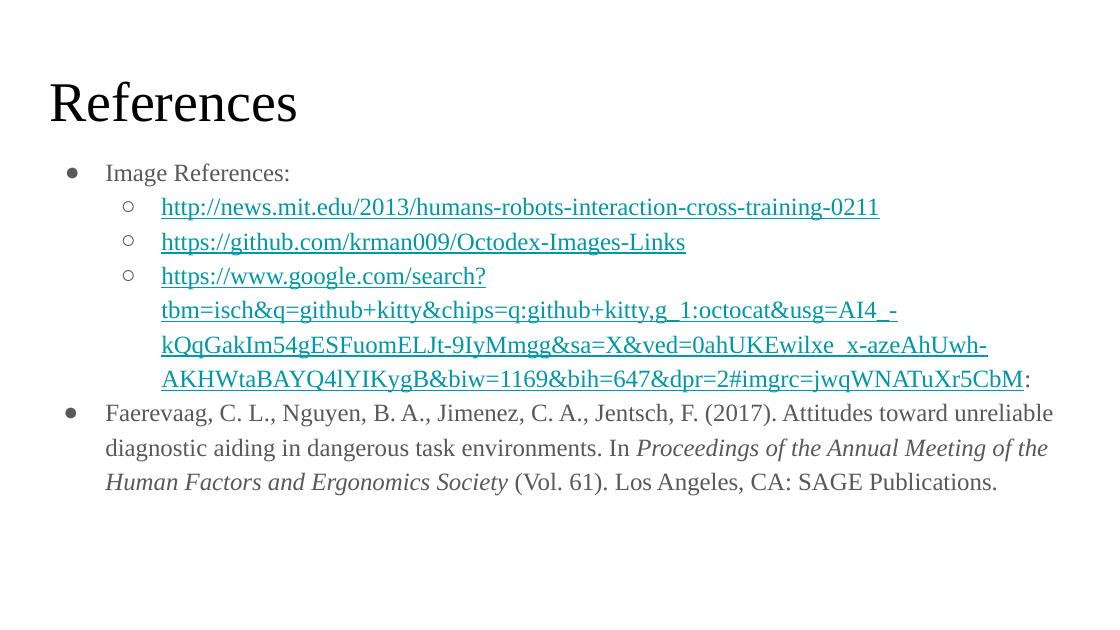
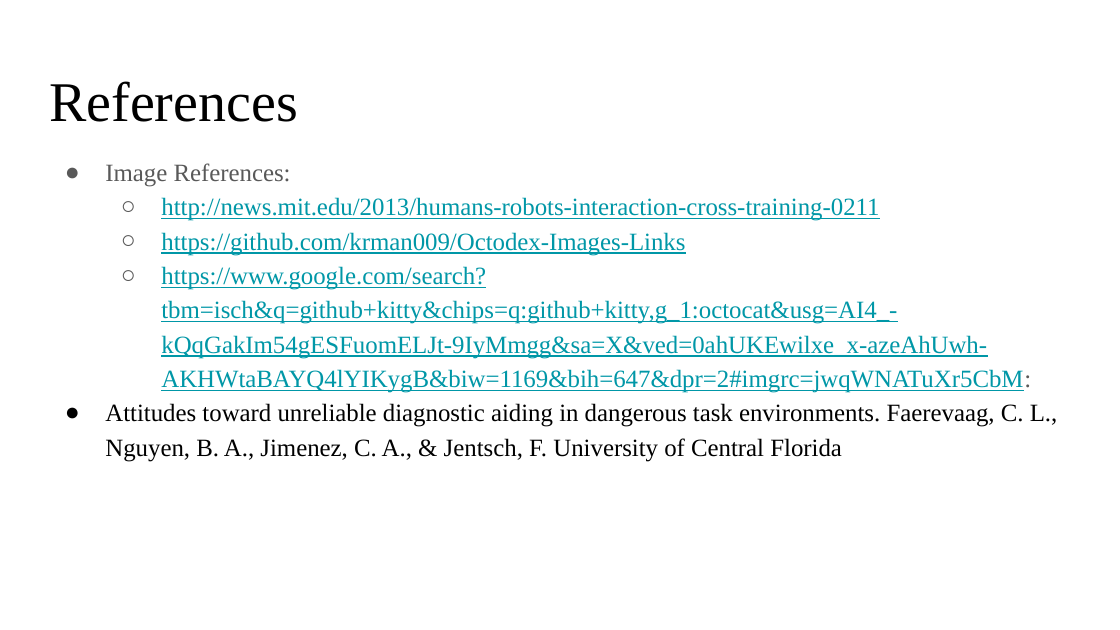
Before and after one commit to blakeanguyen/project_template, a slide deck: slide 11 of M&S Practicum_PP_103018_BN.pptx. Drawn at 1120x630 pixels with LibreOffice and Linux fonts; fonts in the diff are those of the drawing. Boxes give left, top, right and bottom in pixels: in the first picture for what was removed or moved away, otherwise in the second. Text is boxed around its words. In the diff, an @@ line names an element or a change of style, - is before the commit and + after.

```diff
--- a/M&S Practicum_PP_103018_BN.pptx
+++ b/M&S Practicum_PP_103018_BN.pptx
@@ text at [105, 403, 1058, 462]: text changed; text colour #595959 to #000000 @@
-● Faerevaag, C. L., Nguyen, B. A., Jimenez, C. A., Jentsch, F. (2017). Attitudes toward unreliable diagnostic aiding in dangerous task environments. In Proceedings of the Annual Meeting of the Human Factors and Ergonomics Society (Vol. 61). Los Angeles, CA: SAGE Publications.
+● Attitudes toward unreliable diagnostic aiding in dangerous task environments. Faerevaag, C. L., Nguyen, B. A., Jimenez, C. A., & Jentsch, F. University of Central Florida
```
Also in this commit, not shown: 2 other slides changed, 3 other files.
